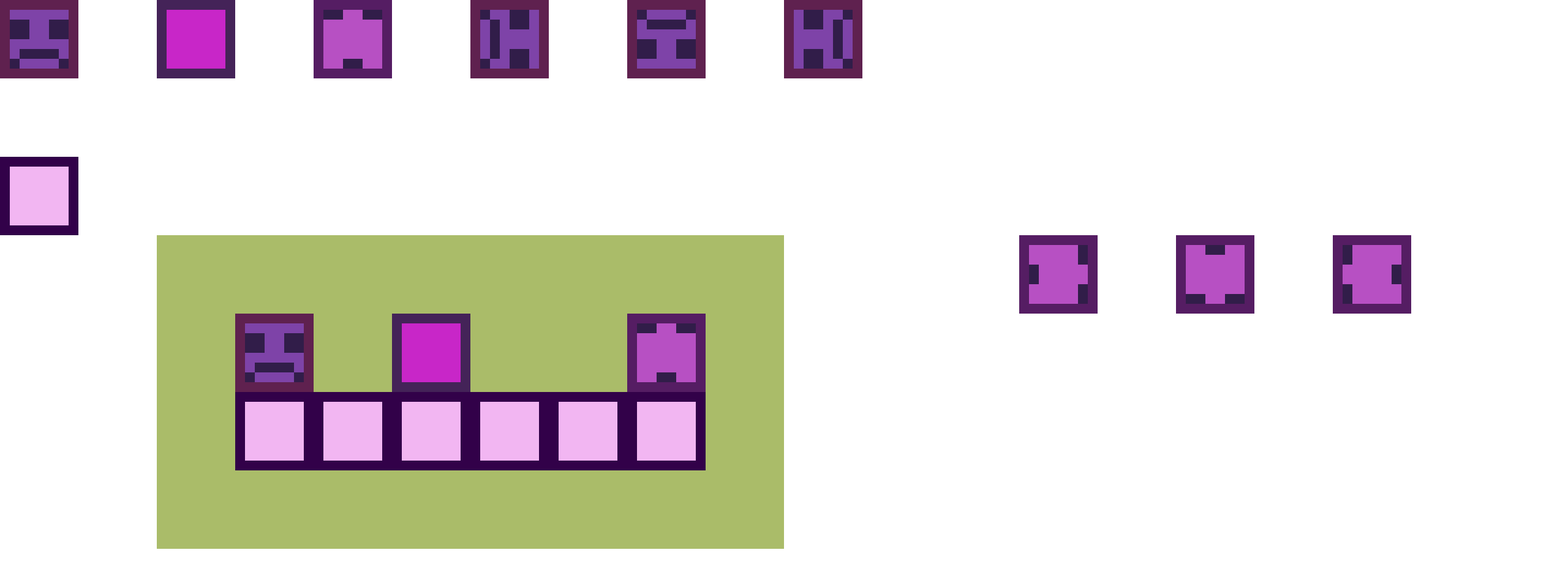
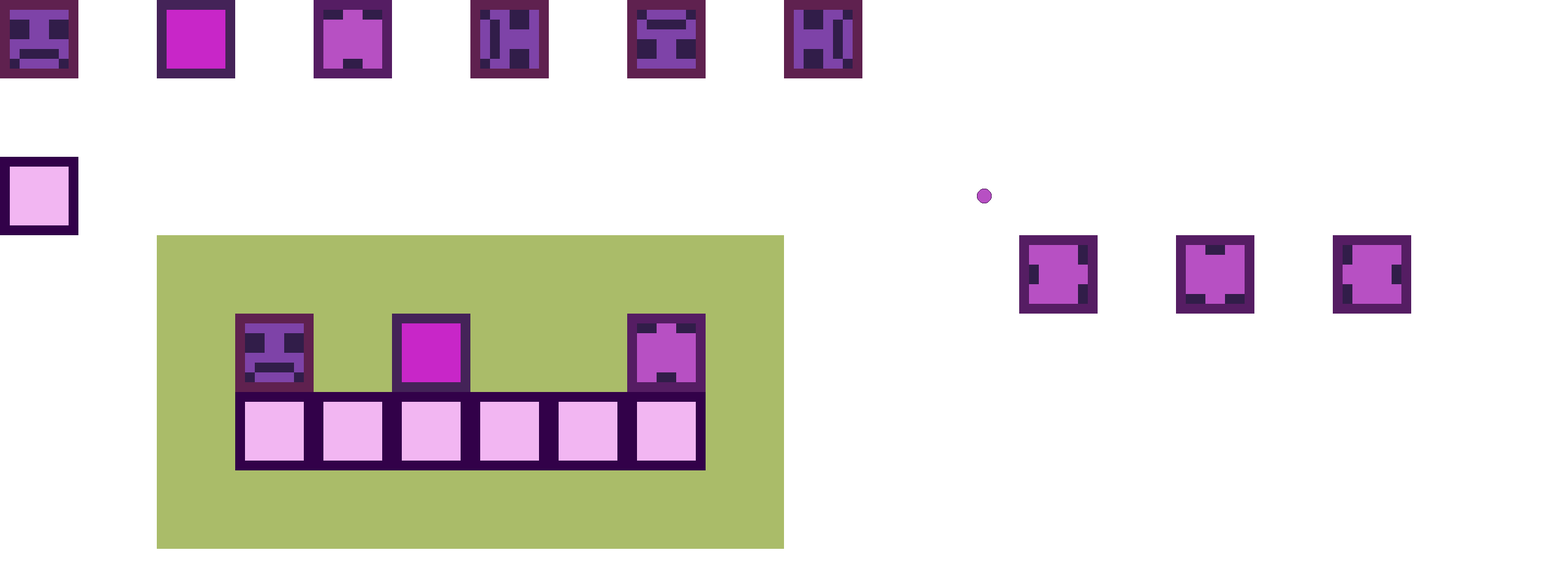
Before/after of a 1568 x 588 layered artwork. What changed in the layer stack:
added layer "Слой 8 kопировать" above "Слой 6 kопировать 3" over (976, 188, 992, 204)
